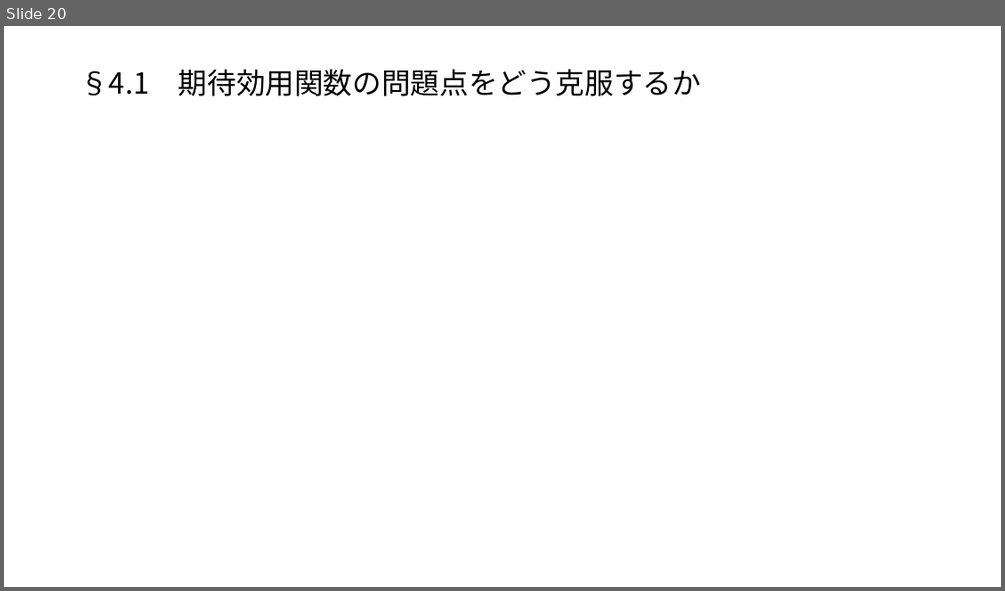
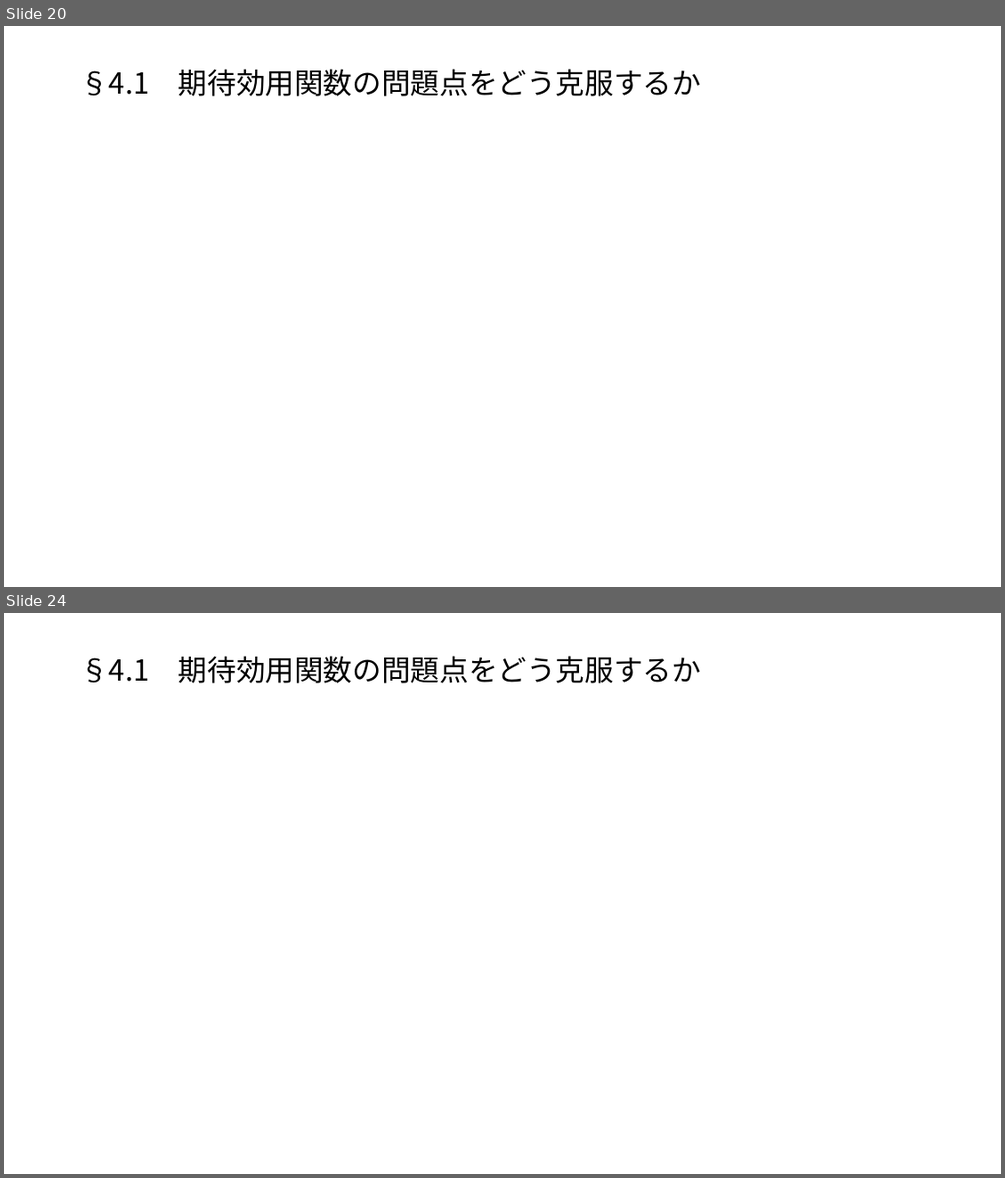
Before and after one commit to macha1811/Long-term-Investment-Theory-and-Practice, a slide deck: 第2章.pptx. Shown one above the other, each under a label of ours: slide 20 before the commit, slides 20 and 24 after it; the slides between them are not shown. The pictures are 1005x591 and 1005x1178 pixels, drawn with LibreOffice and Linux fonts; fonts in the diff are those of the drawing; grey boxes stand for pictures. Boxes give left, top, right and bottom in pixels: in the first picture for what was removed or moved away, otherwise in the second. Text is boxed around its words. In the diff, an @@ line names an element or a change of style, - is before the commit and + after.

```diff
--- a/第2章.pptx
+++ b/第2章.pptx
@@ slide 24 added at [4,613,1001,1174], background #FFFFFF @@
@@ title added at [80,656,701,683], 28 pt, text #000000 @@
+§4.1 期待効用関数の問題点をどう克服するか
```
Also in this commit, not shown: 10 other slides added.
